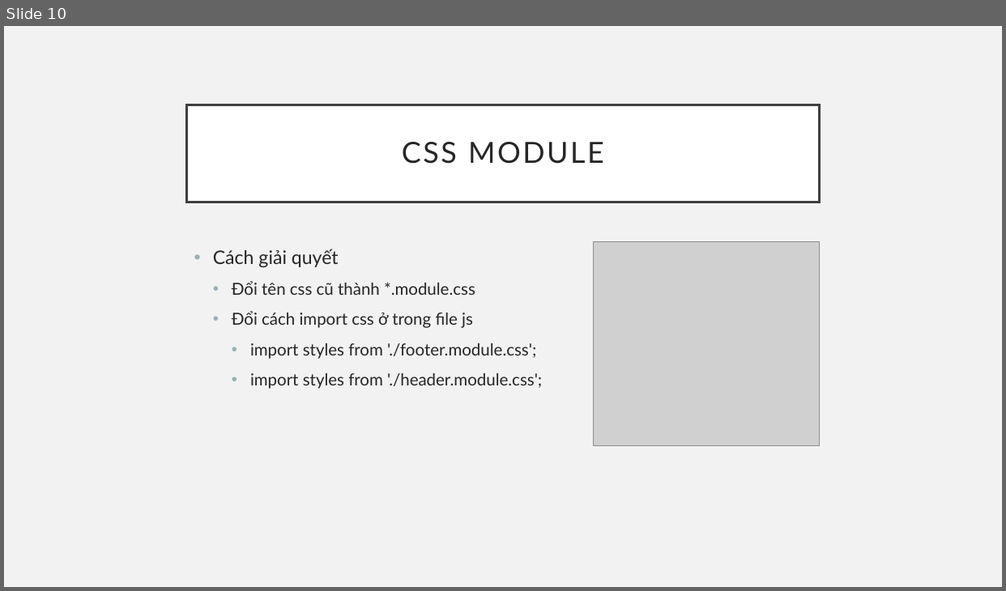
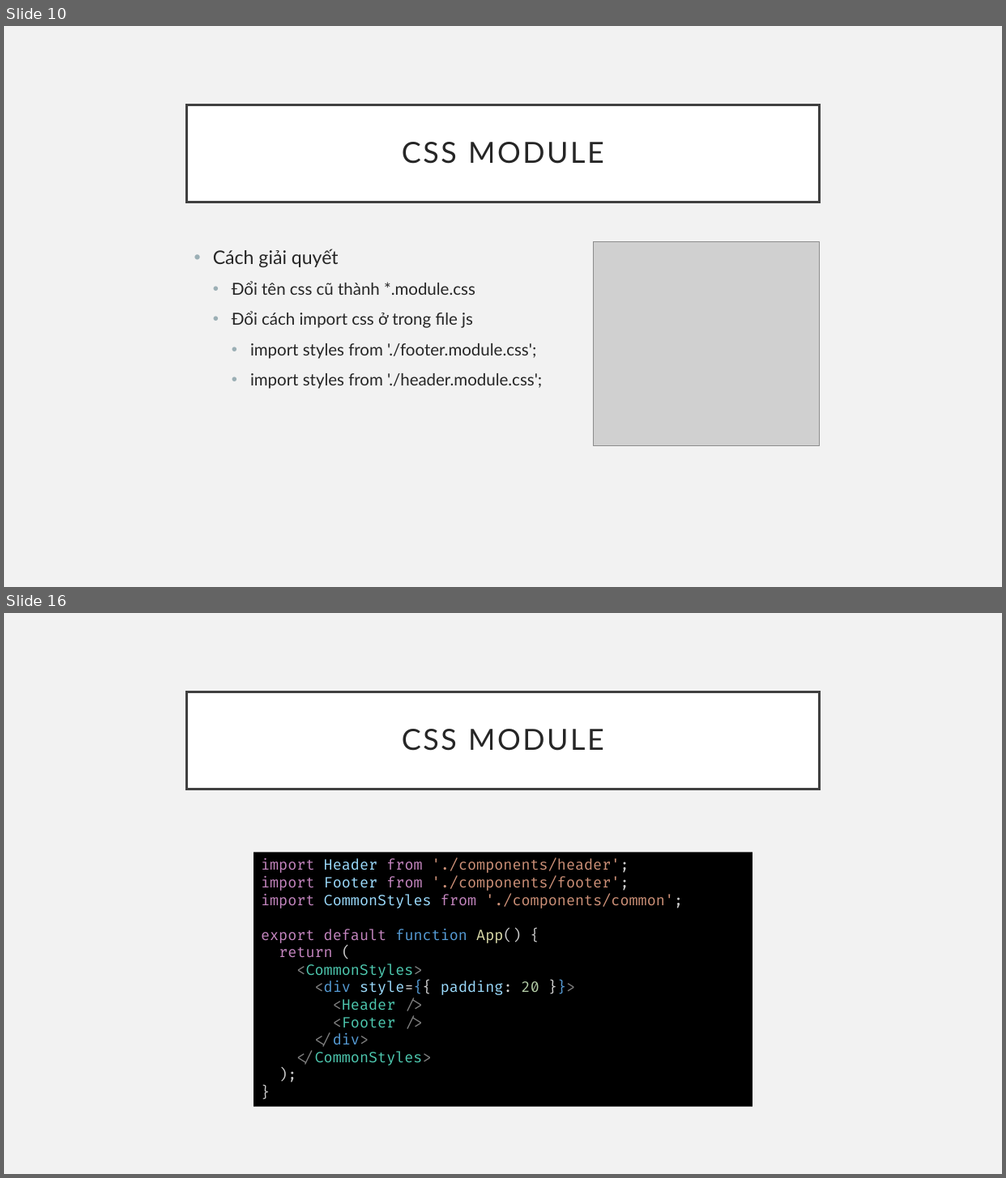
Before and after one commit to sobbingwind/React, a slide deck: 27_Use CSS.pptx. Shown one above the other, each under a label of ours: slide 10 before the commit, slides 10 and 16 after it; the slides between them are not shown. The pictures are 1006x591 and 1006x1178 pixels, drawn with LibreOffice and Linux fonts; fonts in the diff are those of the drawing; grey boxes stand for pictures. Boxes give left, top, right and bottom in pixels: in the first picture for what was removed or moved away, otherwise in the second. Text is boxed around its words. In the diff, an @@ line names an element or a change of style, - is before the commit and + after.

```diff
--- a/27_Use CSS.pptx
+++ b/27_Use CSS.pptx
@@ slide 16 added at (4, 613, 1002, 1174), background #F2F2F2 @@
@@ title added at (187, 692, 819, 789), fill #FFFFFF, outline #404040 2.5 pt, 28 pt, text #262626 @@
+CSS MODULE
@@ rectangle added at (253, 853, 752, 1107), fill #000000, 14 pt, text #CE9178 @@
+import Header from './components/header';
+import Footer from './components/footer';
+import CommonStyles from './components/common';
+export default function App() {
+return (
+<CommonStyles>
+<div style={{ padding: 20 }}>
+<Header />
+<Footer />
+</div>
+</CommonStyles>
+);
+}
```
Also in this commit, not shown: 6 other slides added, 1 slide removed.
